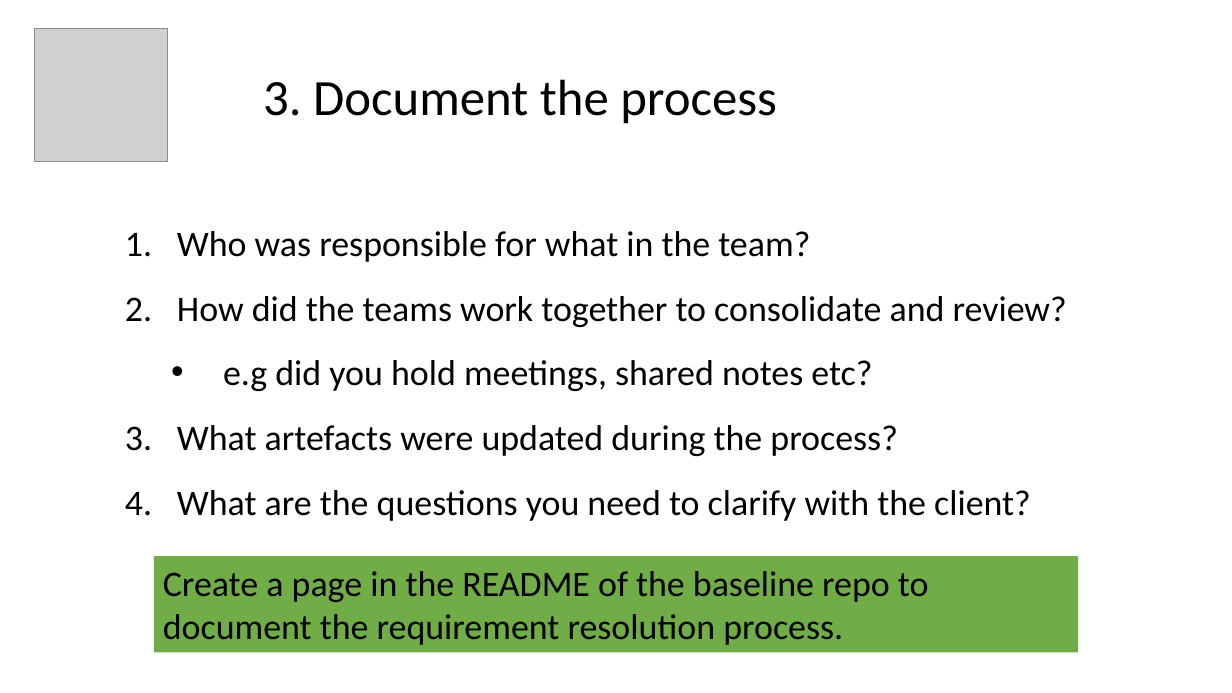
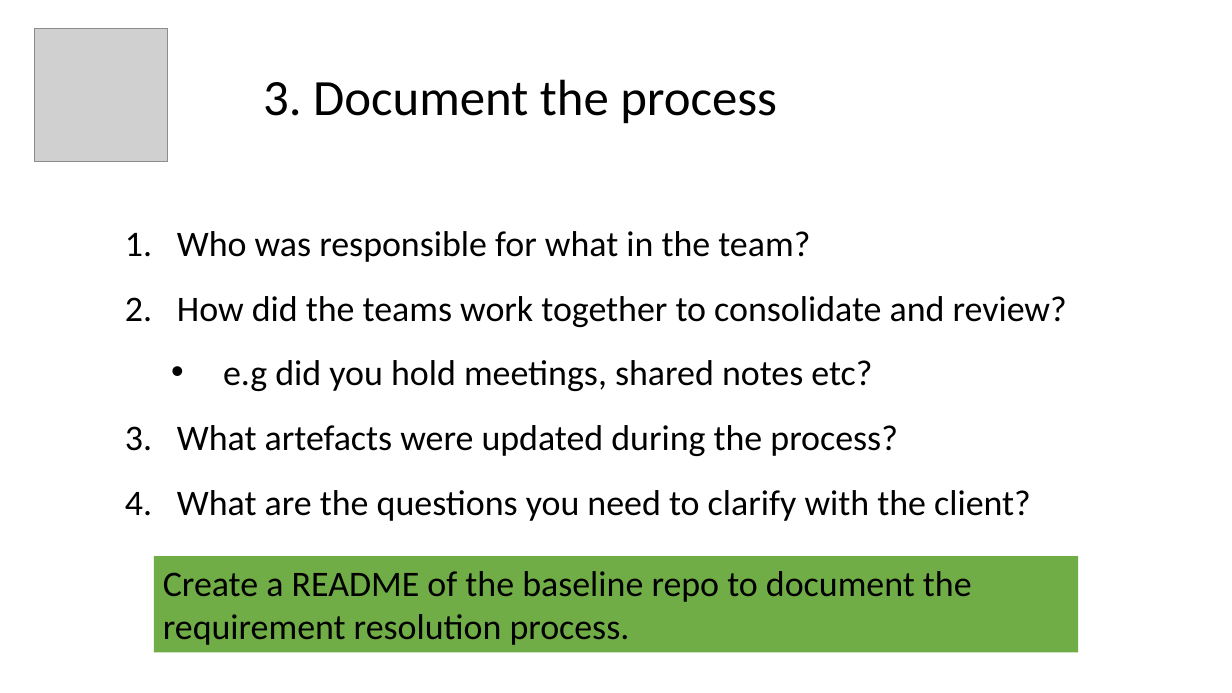
Before and after one commit to paulcalverley/paulcalverley, a slide deck: slide 18 of Week2_2025_DB.pptx. Drawn at 1232x693 pixels with LibreOffice and Linux fonts; fonts in the diff are those of the drawing; grey boxes stand for pictures. Boxes give left, top, right and bottom in pixels: in the first picture for what was removed or moved away, otherwise in the second. Text is boxed around its words. In the diff, an @@ line names an element or a change of style, - is before the commit and + after.

```diff
--- a/Week2_2025_DB.pptx
+++ b/Week2_2025_DB.pptx
@@ text in rectangle at [163,571,972,645]: text changed @@
-Create a page in the README of the baseline repo to document the requirement resolution process.
+Create a README of the baseline repo to document the requirement resolution process.
```
Also in this commit, not shown: 2 other slides changed, 1 slide added, 1 other file.
